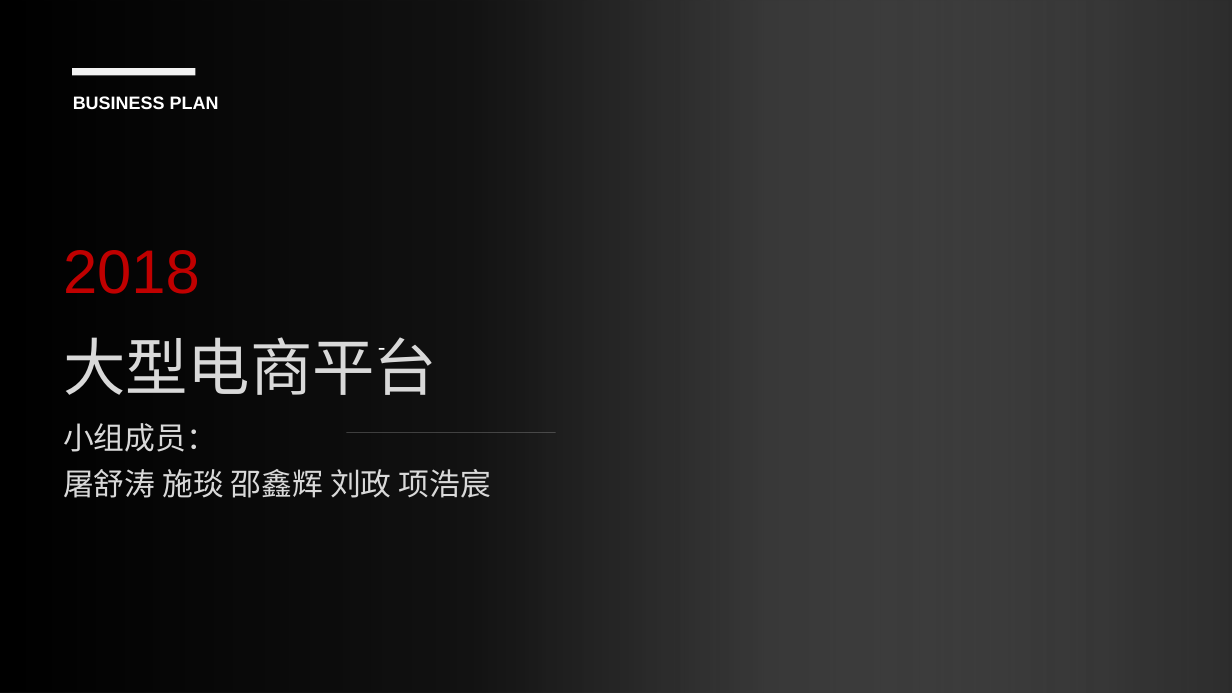
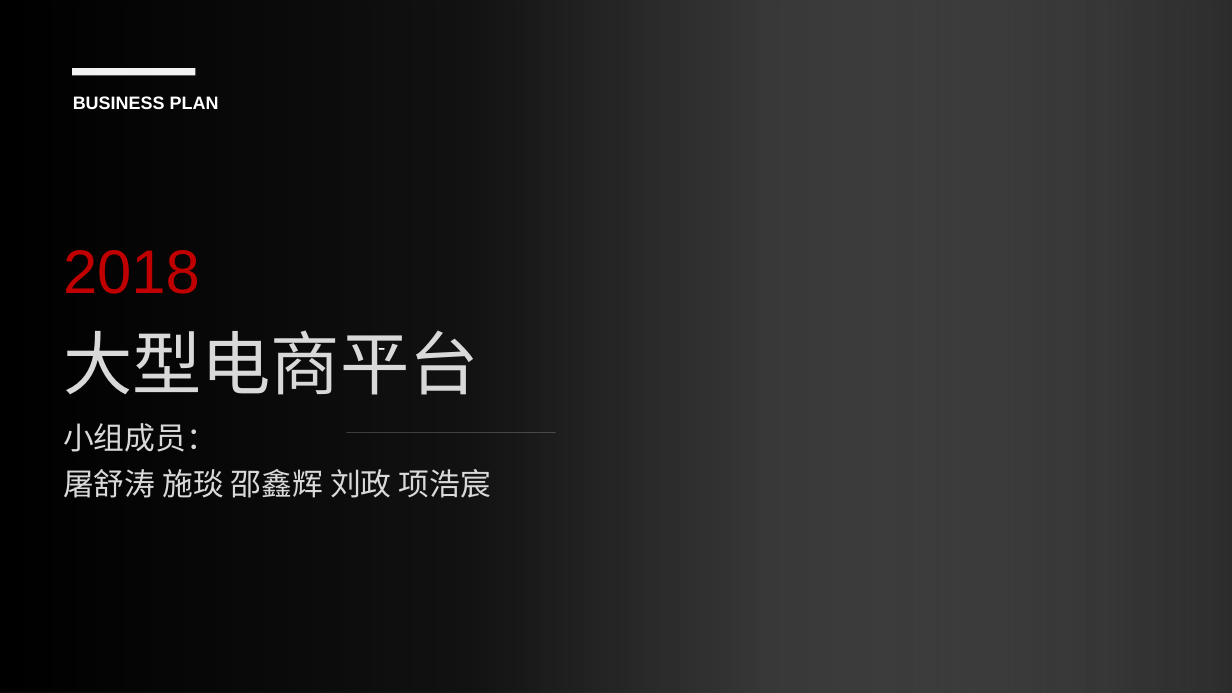
Before and after one commit to CODELIU97/dianshang, a slide deck: slide 1 of 大型电商平台.pptx. Drawn at 1232x693 pixels with LibreOffice and Linux fonts; fonts in the diff are those of the drawing; background and template pictures are left out; a plain dark background stands for a picture behind light text. Boxes give left, top, right and bottom in pixels: in the first picture for what was removed or moved away, otherwise in the second. Text is boxed around its words. In the diff, an @@ line names an element or a change of style, - is before the commit and + after.

```diff
--- a/大型电商平台.pptx
+++ b/大型电商平台.pptx
@@ title "大型电商平台" at [63, 330, 479, 395]: size 48.6 to 54 pt @@
```
Also in this commit, not shown: 2 other slides changed.
